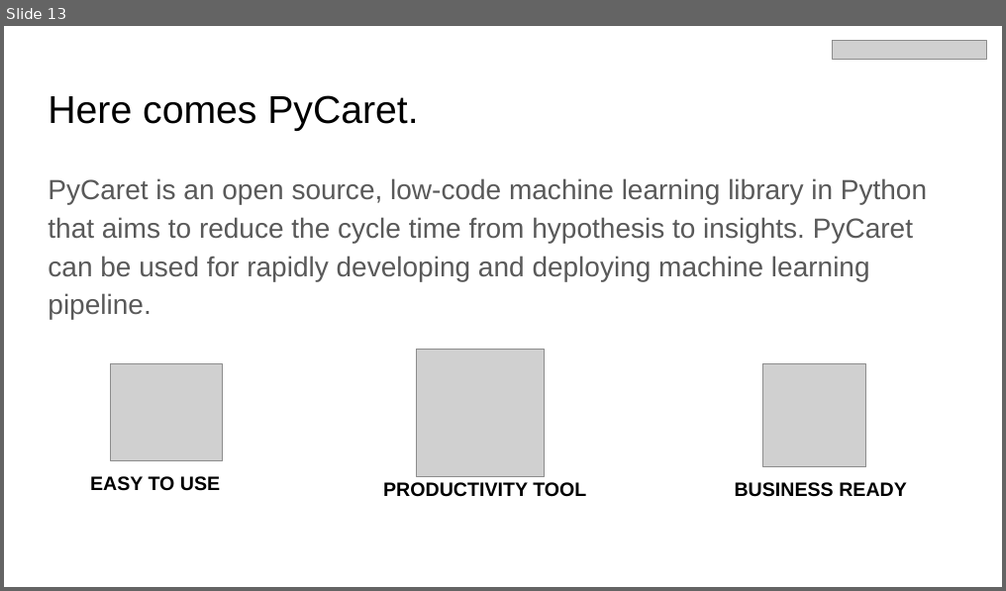
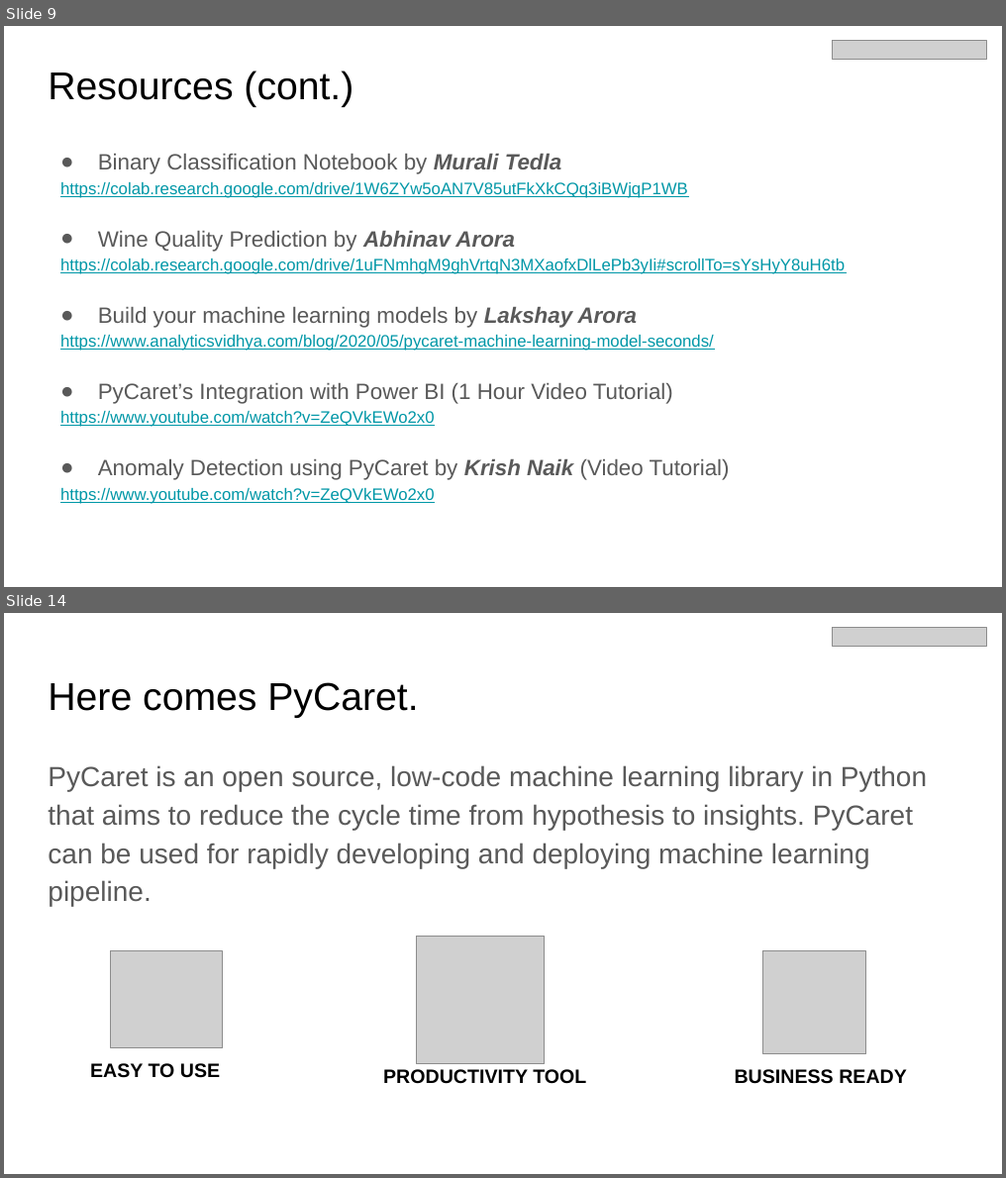
Before and after one commit to pycaret/pycaret-demo-dataraction, a slide deck: Introducing PyCaret - June 1 2020.pptx. Shown one above the other, each under a label of ours: slide 13 before the commit, slides 9 and 14 after it; the slides between them are not shown. The pictures are 1006x591 and 1006x1178 pixels, drawn with LibreOffice and Linux fonts; fonts in the diff are those of the drawing; grey boxes stand for pictures. Boxes give left, top, right and bottom in pixels: in the first picture for what was removed or moved away, otherwise in the second. Text is boxed around its words. In the diff, an @@ line names an element or a change of style, - is before the commit and + after.

```diff
--- a/Introducing PyCaret - June 1 2020.pptx
+++ b/Introducing PyCaret - June 1 2020.pptx
@@ slide 9 added at bbox=[4, 26, 1002, 587], background #FFFFFF @@
@@ picture added at bbox=[833, 40, 987, 59] @@
@@ title added at bbox=[48, 71, 353, 107], 28 pt, text #000000 @@
+Resources (cont.)
@@ text added at bbox=[60, 154, 845, 504], 12 pt, text #0097A7, underline @@
+● Binary Classification Notebook by Murali Tedla
+https://colab.research.google.com/drive/1W6ZYw5oAN7V85utFkXkCQq3iBWjqP1WB
+● Wine Quality Prediction by Abhinav Arora
+https://colab.research.google.com/drive/1uFNmhgM9ghVrtqN3MXaofxDlLePb3yIi#scrollTo=sYsHyY8uH6tb
+● Build your machine learning models by Lakshay Arora
+https://www.analyticsvidhya.com/blog/2020/05/pycaret-machine-learning-model-seconds/
+● PyCaret’s Integration with Power BI (1 Hour Video Tutorial)
+https://www.youtube.com/watch?v=ZeQVkEWo2x0
+● Anomaly Detection using PyCaret by Krish Naik (Video Tutorial)
+https://www.youtube.com/watch?v=ZeQVkEWo2x0
@@ what was slide 13 is now slide 14 @@
```
Also in this commit, not shown: 13 slides changed, 1 other slide added, 1 slide removed.
